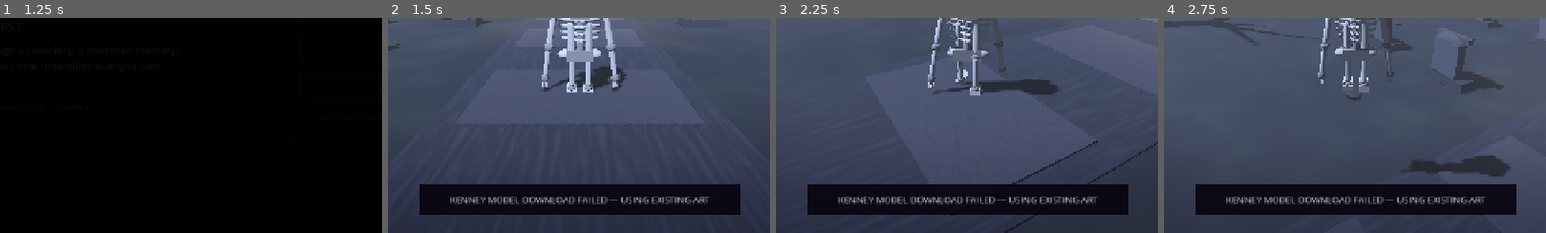
Above: before the commit, frames 1-4 (left to right).
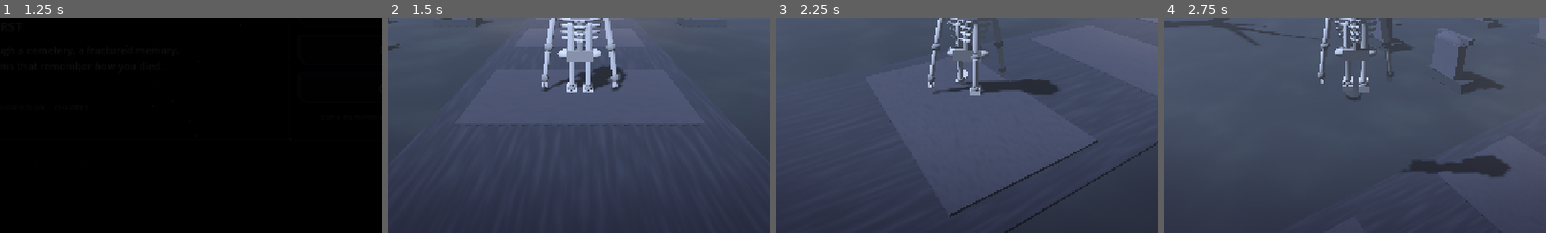
Above: after the commit, the same moments.

Repository: fuzeonspotify/outoftime
Game: Godot game, scene res://scenes/main.tscn
Two runs of this game, one before a commit and one after it. Both use one fixed random seed, a clock stepped at 60 frames per second and the inputs below.
Inputs (mouse positions are % of the whole screen's width and height, from its top left):
- Up to frame 1 (1.25 s): click "BEGIN STORY" at 0.5 s
- Up to frame 2 (1.5 s): tap Enter (ui_accept) at 1.25 s; move the mouse to (72, 45) at 1.27 s; hold D from 1.28 s (still down); tap 1 at 1.35 s; click (72, 45) at 1.42 s
- Up to frame 3 (2.25 s): tap Enter (ui_accept) at 1.52, 2 s; move the mouse to (45, 50) at 2.02 s; release D at 2.03 s; hold W (move_forward) from 2.03 s (still down); tap Shift (sprint) at 2.1 s
- Up to frame 4 (2.75 s): keep holding W (move_forward); tap Space (jump) at 2.27 s
The pictures show only the part of the screen within x 25-75%, y 50-100%; the shares and areas given below are measured in that part.

Frame 1 is identical in both runs. In frame 2, 11% of the frame differs, in the area x 8-93%, y 77-92%; in frame 3, 11%; in frame 4, 11%.

Commit message:
Use preloaded assets in cemetery

Diff:
--- a/scenes/cemetery.tscn
+++ b/scenes/cemetery.tscn
@@ -7,7 +7,7 @@
 [ext_resource type="Script" path="res://scripts/world/cemetery_woman_model.gd" id="6_woman"]
 [ext_resource type="Script" path="res://scripts/models/world_model_upgrade.gd" id="7_models"]
 [ext_resource type="Script" path="res://scripts/models/model_runtime_alignment.gd" id="8_alignment"]
-[ext_resource type="Script" path="res://scripts/world/kenney_level_expansion.gd" id="9_kenney"]
+[ext_resource type="Script" path="res://scripts/world/kenney_level_runtime.gd" id="9_kenney"]
 [ext_resource type="Script" path="res://scripts/ui/scene_ui_polish.gd" id="10_ui"]
 [ext_resource type="Script" path="res://scripts/world/interaction_release_polish.gd" id="11_interactions"]
 [ext_resource type="Script" path="res://scripts/dialogue/cemetery_dialogue_integration.gd" id="12_dialogue"]
